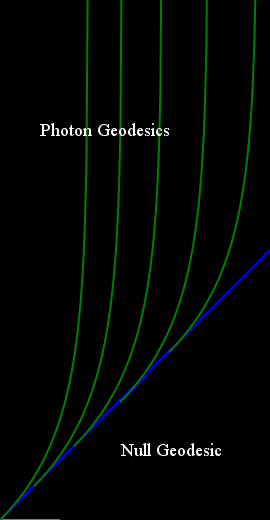
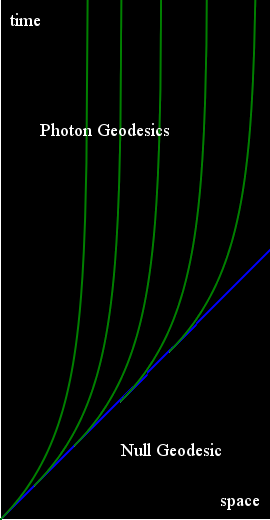
Revision of a layered w=270, h=520 image; what changed, layer by layer:
added layer "space" above "time" over [221, 498, 260, 510]
added layer "time" above "Photon Geodesics" over [10, 13, 41, 26]
painted on "lightcones.png" over [0, 0, 270, 520]
